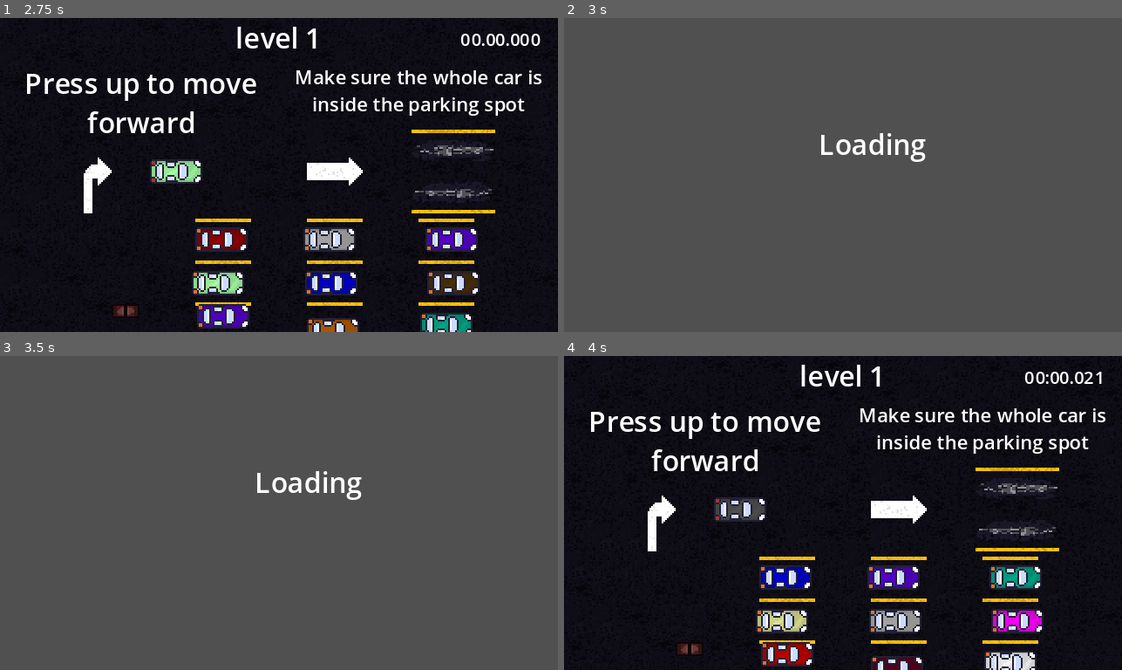
Above: before the commit, frames 1-4 (two rows, left to right).
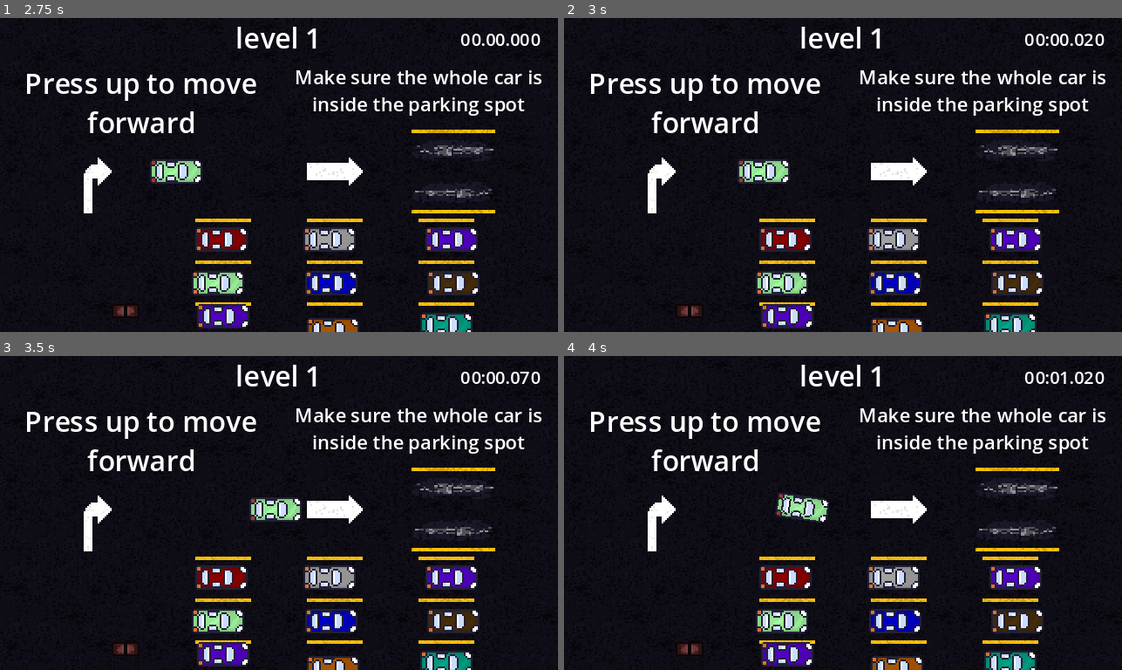
Above: after the commit, the same moments.

Repository: symbol24/2btnControl
Game: Godot game, scene res://Scenes/UI/boot.tscn
Two runs of this game, one before a commit and one after it. Both use one fixed random seed, a clock stepped at 60 frames per second and the inputs below.
Inputs (mouse positions are in pixels of both pictures, inside the frame that each line leads up to):
- Up to frame 1 (2.75 s): click "Play" at 0.5 s; click "Play" at 1.25 s; click (290, 234) at 2 s, where only the run before the commit has a clickable "Levels"
- Up to frame 2 (3 s): tap Enter at 2.75 s; move the mouse to (965, 159) at 2.77 s; hold Up (forward) from 2.78 s (still down); click (965, 159) at 2.92 s
- Up to frame 3 (3.5 s): keep holding Up (forward)
- Up to frame 4 (4 s): move the mouse to (731, 528) at 3.52 s; release Up (forward) at 3.53 s; hold Down (backward) from 3.53 s (still down)

Frame 1 is identical in both runs. In frame 2, 99% of the frame differs, in the area x 0-100%, y 0-100%; in frame 3, 99%; in frame 4, 3.8%.

Commit message:
fixed level loading leaving old levels

Diff:
--- a/Code/Autoloads/game_manager.gd
+++ b/Code/Autoloads/game_manager.gd
@@ -74,8 +74,9 @@
 		return
 
 	if active_level != null:
-		game.remove_child.call_deferred(active_level)
-		active_level.queue_free.call_deferred()
+		var temp = active_level
+		game.remove_child.call_deferred(temp)
+		temp.queue_free.call_deferred()
 
 	to_load = path
 	is_loading = true
@@ -86,7 +87,8 @@
 	is_loading = false
 	var new_world = ResourceLoader.load_threaded_get(to_load)
 
-	game.add_child.call_deferred(new_world.instantiate())
+	active_level = new_world.instantiate()
+	game.add_child.call_deferred(active_level)
 	await get_tree().create_timer(loading_delay).timeout
 	S.ToggleDisplay.emit("loading_screen", false)
 	S.PauseGame.emit(false)
